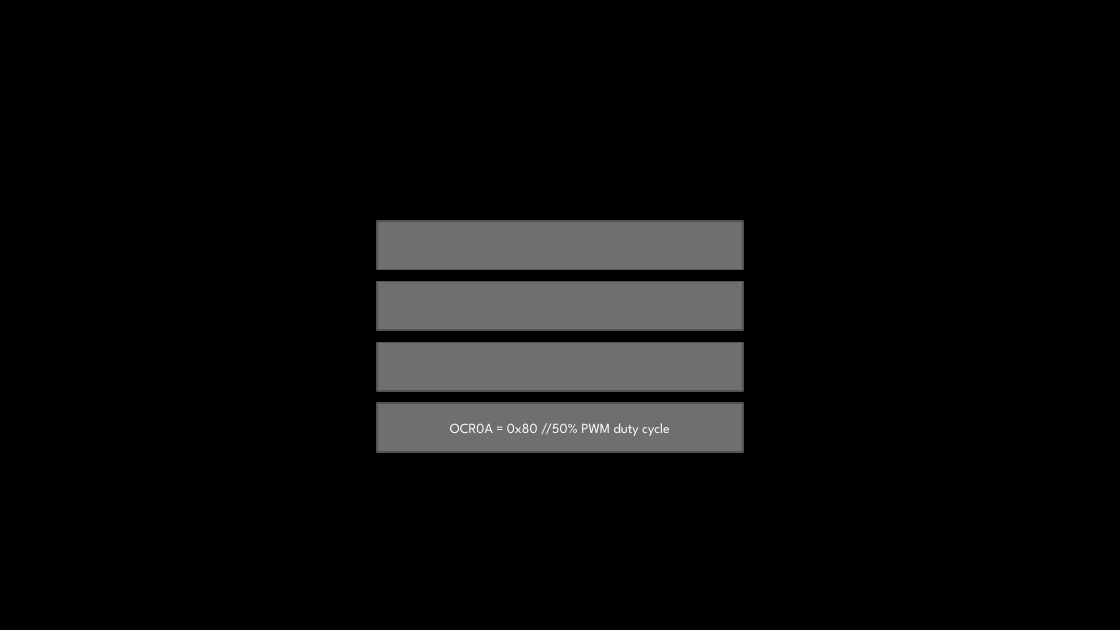
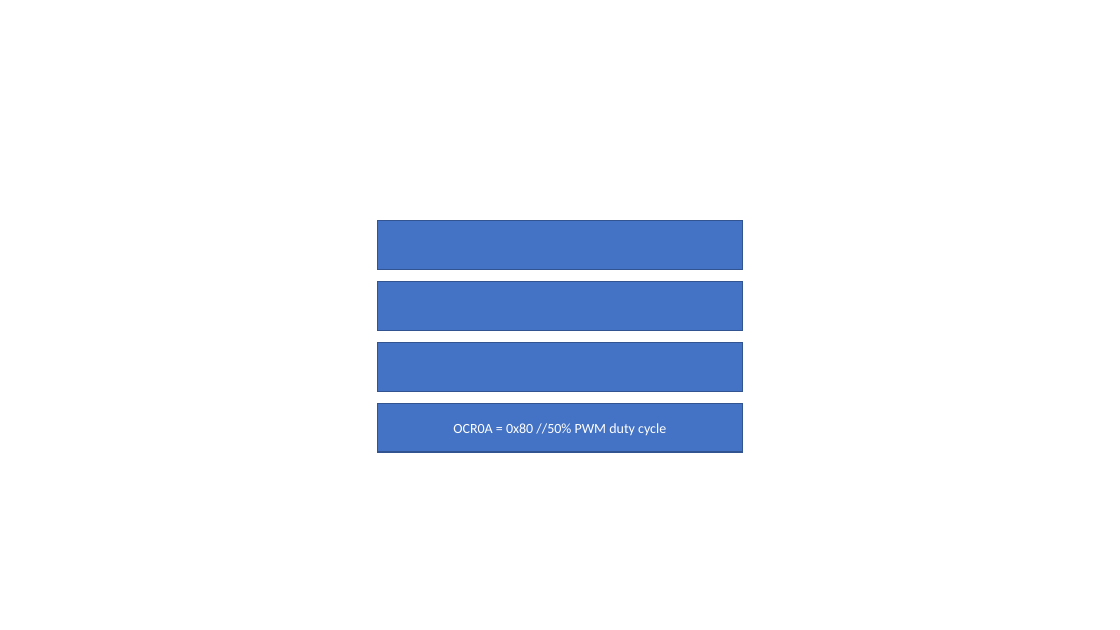
Before and after one commit to nettercm/simple_3pi_simulation, a slide deck: slide 13 of DPRG Monthly Meeting 2020-10-10.pptm (slide 5 before the commit). Drawn at 1120x630 pixels with LibreOffice and Linux fonts; fonts in the diff are those of the drawing; background and template pictures are left out. Boxes give left, top, right and bottom in pixels: in the first picture for what was removed or moved away, otherwise in the second. Text is boxed around its words. In the diff, an @@ line names an element or a change of style, - is before the commit and + after.

```diff
--- a/DPRG Monthly Meeting 2020-10-10.pptm
+++ b/DPRG Monthly Meeting 2020-10-10.pptm
@@ background picture (left out) to #FFFFFF @@
@@ fill #6F6F6F to #4472C4; outline #525252 1.5 pt to #325491 1 pt in 3 elements at box(377, 221, 743, 270), box(377, 281, 743, 330), box(377, 343, 743, 392) @@
@@ rectangle "OCR0A = 0x80 //50% PWM ..." at box(377, 403, 743, 452): font League Spartan to Calibri; fill #6F6F6F to #4472C4; outline #525252 1.5 pt to #325491 1 pt @@
```
Also in this commit, not shown: 10 other slides changed, 8 slides added, 3 slides removed.
